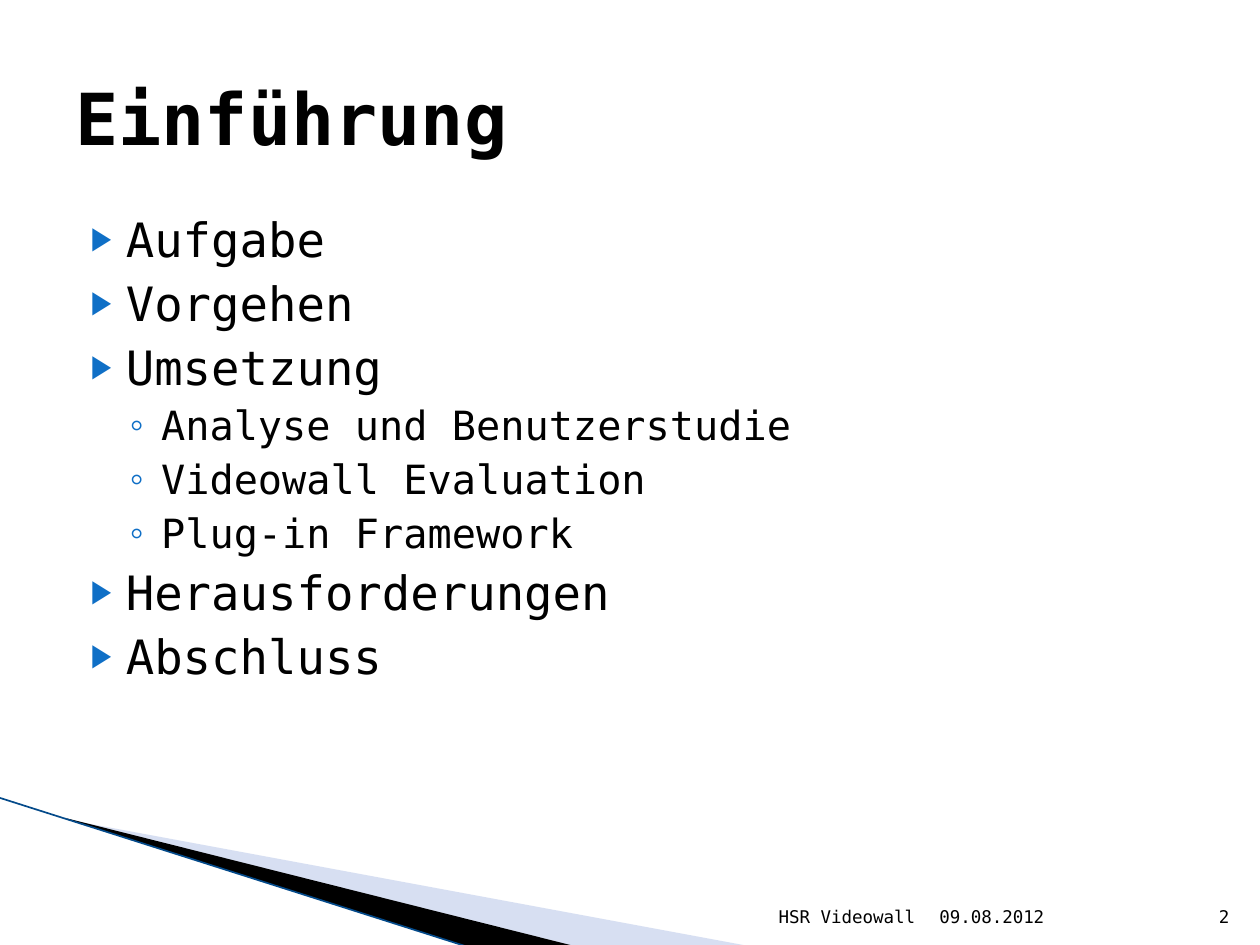
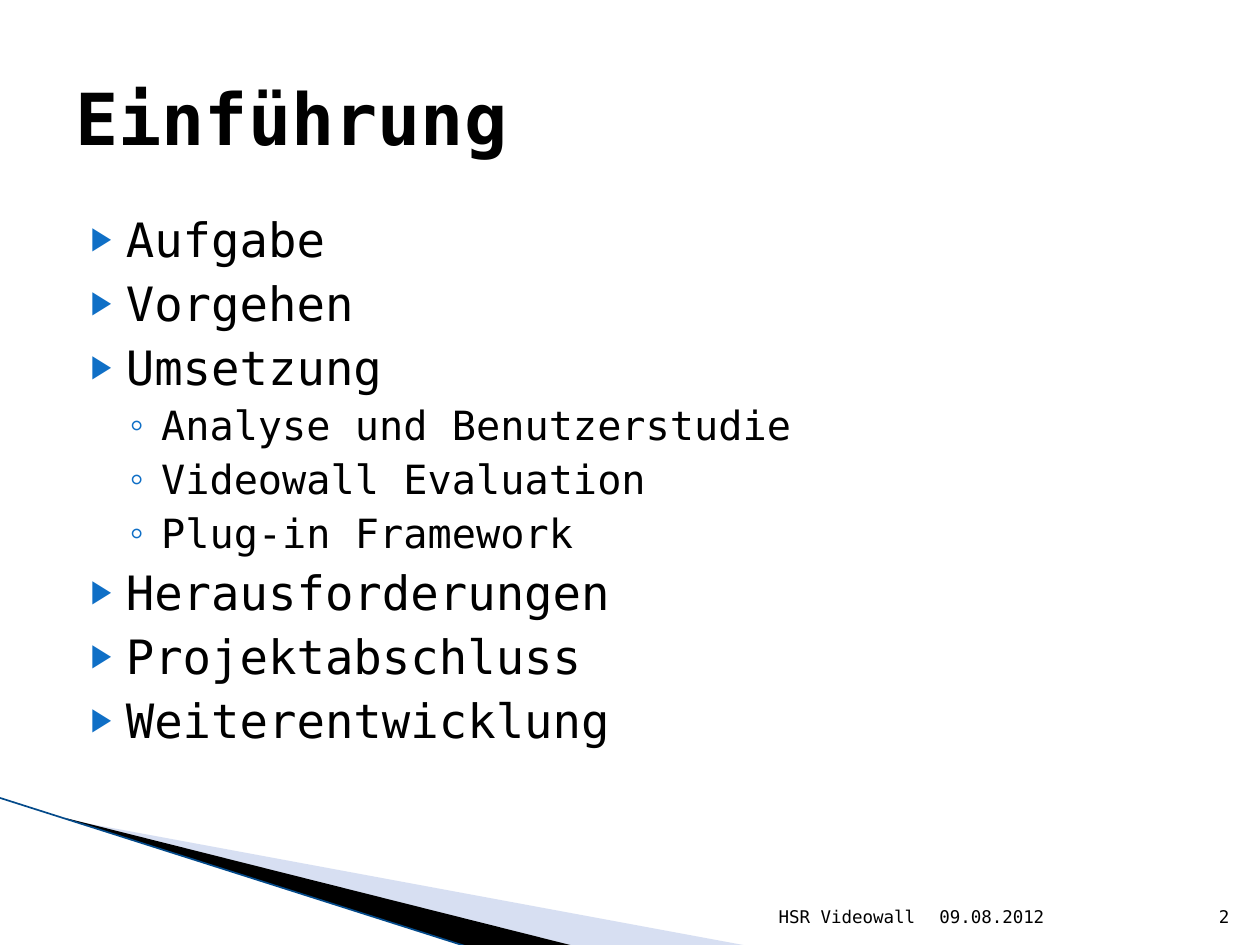
Before and after one commit to lukaselmer/hsr-bachelor-thesis-videowall, a slide deck: slide 2 of doc/media/ba_praesentation.pptx. Drawn at 1260x945 pixels with LibreOffice and Linux fonts; fonts in the diff are those of the drawing; background and template pictures are left out. Boxes give left, top, right and bottom in pixels: in the first picture for what was removed or moved away, otherwise in the second. Text is boxed around its words. In the diff, an @@ line names an element or a change of style, - is before the commit and + after.

```diff
--- a/doc/media/ba_praesentation.pptx
+++ b/doc/media/ba_praesentation.pptx
@@ text at box(126, 637, 610, 748): text changed @@
-▶ Abschluss
+▶ Projektabschluss
+▶ Weiterentwicklung
```
Also in this commit, not shown: 4 other slides changed.
